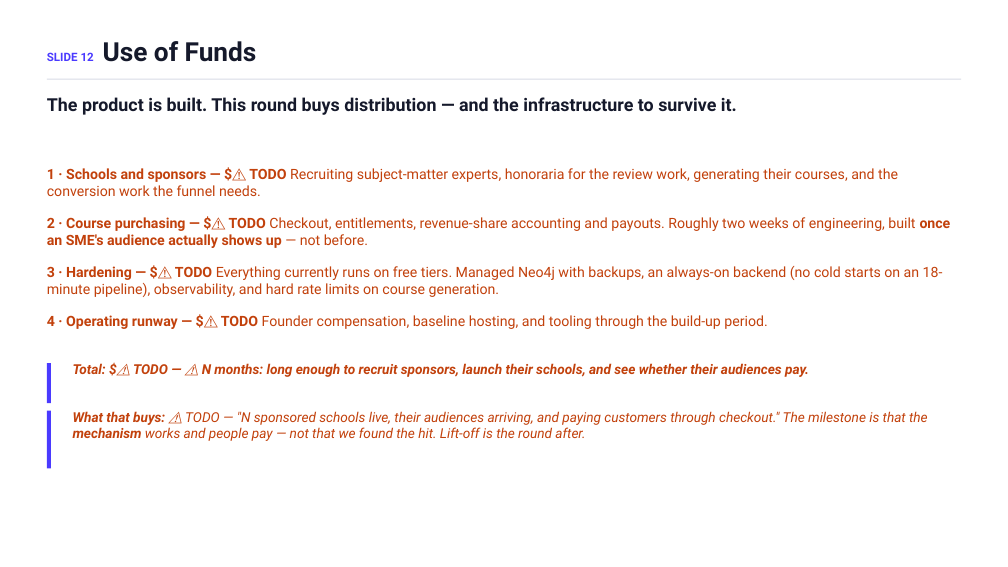
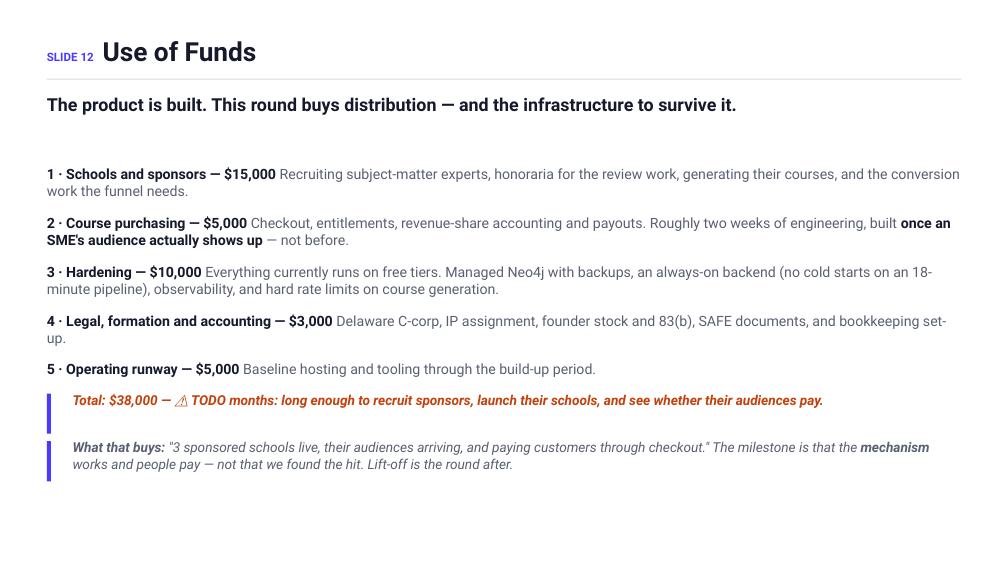
Before and after one commit to ChuckIrvine/qlaudia, a slide deck: slide 12 of pitch_deck/qlaudia_pitch_deck.pptx. Drawn at 1008x567 pixels with LibreOffice and Linux fonts; fonts in the diff are those of the drawing. Boxes give left, top, right and bottom in pixels: in the first picture for what was removed or moved away, otherwise in the second. Text is boxed around its words. In the diff, an @@ line names an element or a change of style, - is before the commit and + after.

```diff
--- a/pitch_deck/qlaudia_pitch_deck.pptx
+++ b/pitch_deck/qlaudia_pitch_deck.pptx
@@ text at (47, 167, 960, 196): text changed; text colour #C2410C to #5A6072 @@
-1 · Schools and sponsors — $⚠️ TODO Recruiting subject-matter experts, honoraria for the review work, generating their courses, and the conversion work the funnel needs.
+1 · Schools and sponsors — $15,000 Recruiting subject-matter experts, honoraria for the review work, generating their courses, and the conversion work the funnel needs.
@@ text at (47, 216, 950, 248): text changed; text colour #C2410C to #5A6072 @@
-2 · Course purchasing — $⚠️ TODO Checkout, entitlements, revenue-share accounting and payouts. Roughly two weeks of engineering, built once an SME's audience actually shows up — not before.
+2 · Course purchasing — $5,000 Checkout, entitlements, revenue-share accounting and payouts. Roughly two weeks of engineering, built once an SME's audience actually shows up — not before.
@@ text at (47, 265, 932, 297): text changed; text colour #C2410C to #5A6072 @@
-3 · Hardening — $⚠️ TODO Everything currently runs on free tiers. Managed Neo4j with backups, an always-on backend (no cold starts on an 18-minute pipeline), observability, and hard rate limits on course generation.
+3 · Hardening — $10,000 Everything currently runs on free tiers. Managed Neo4j with backups, an always-on backend (no cold starts on an 18-minute pipeline), observability, and hard rate limits on course generation.
@@ text at (47, 314, 946, 346): text changed; text colour #C2410C to #5A6072 @@
-4 · Operating runway — $⚠️ TODO Founder compensation, baseline hosting, and tooling through the build-up period.
+4 · Legal, formation and accounting — $3,000 Delaware C-corp, IP assignment, founder stock and 83(b), SAFE documents, and bookkeeping set-up.
@@ text added at (47, 362, 596, 377), 13.5 pt, text #5A6072 @@
+5 · Operating runway — $5,000 Baseline hosting and tooling through the build-up period.
@@ rectangle: place and size @@
-rectangle at (47, 363, 51, 403)
+rectangle at (47, 394, 51, 434)
@@ text at (73, 393, 824, 408): text changed @@
-Total: $⚠️ TODO — ⚠️ N months: long enough to recruit sponsors, launch their schools, and see whether their audiences pay.
+Total: $38,000 — ⚠️ TODO months: long enough to recruit sponsors, launch their schools, and see whether their audiences pay.
@@ rectangle: place and size @@
-rectangle at (47, 411, 51, 468)
+rectangle at (47, 442, 51, 482)
@@ text at (73, 441, 930, 472): text changed; text colour #C2410C to #5A6072 @@
-What that buys: ⚠️ TODO — "N sponsored schools live, their audiences arriving, and paying customers through checkout." The milestone is that the mechanism works and people pay — not that we found the hit. Lift-off is the round after.
+What that buys: "3 sponsored schools live, their audiences arriving, and paying customers through checkout." The milestone is that the mechanism works and people pay — not that we found the hit. Lift-off is the round after.
```
Also in this commit, not shown: 3 other slides changed, 2 other files.
